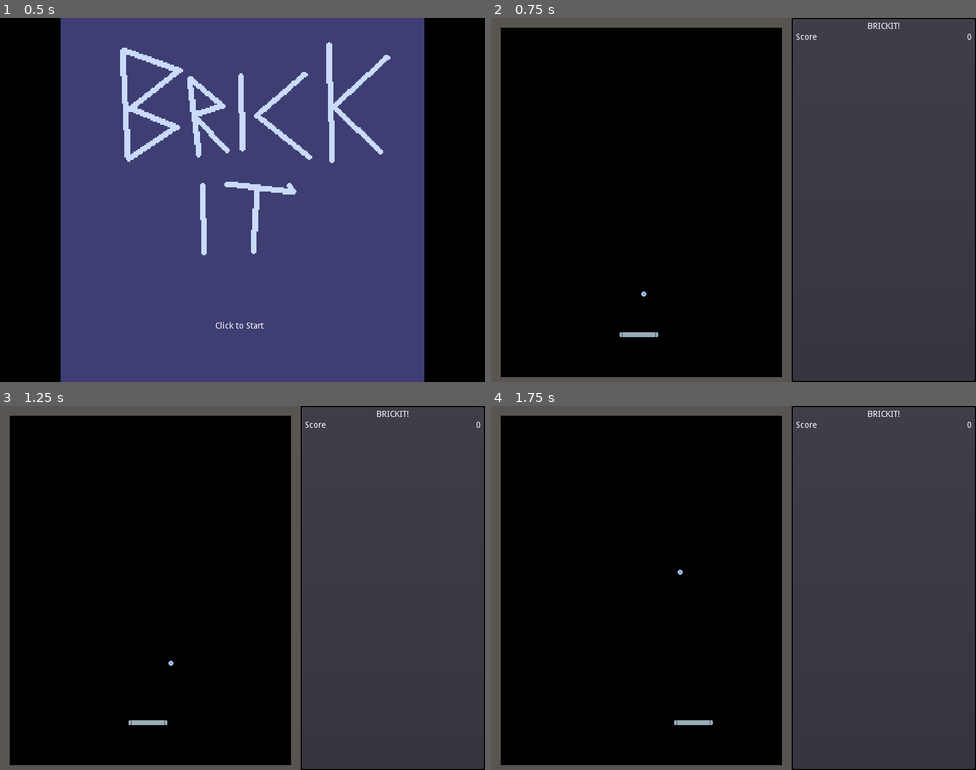
Above: before the commit, frames 1-4 (two rows, left to right).
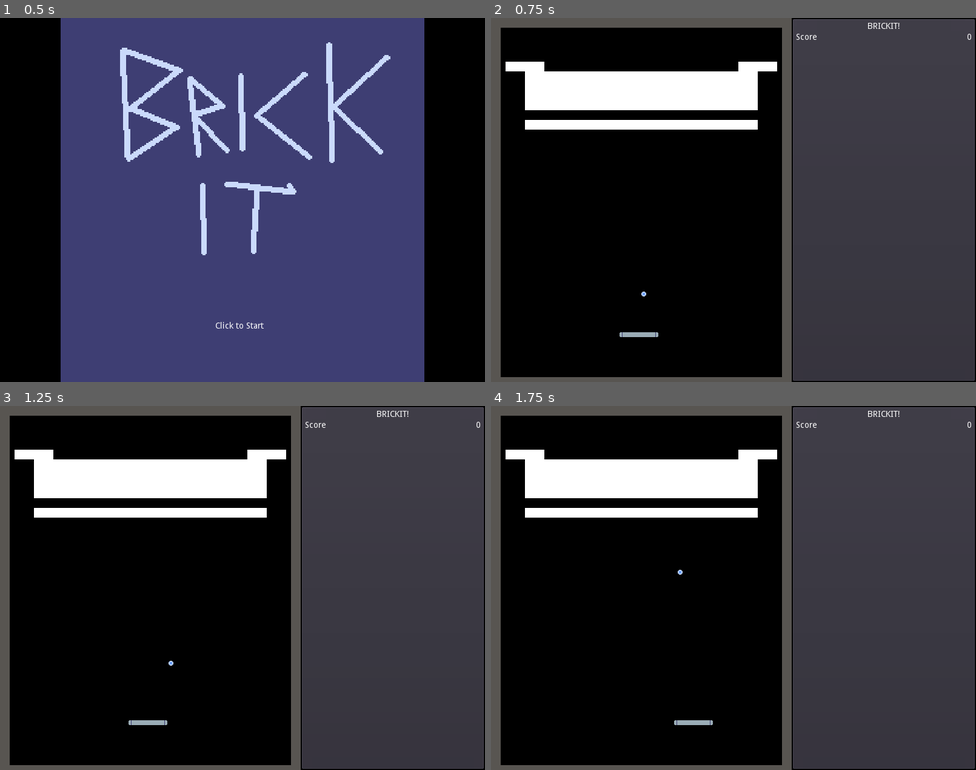
Above: after the commit, the same moments.

Repository: YeOldeDM/brickit
Game: Godot game, scene res://Title/Title.tscn
The game is run twice, just before and just after one commit, with the same random seed, the same clock (stepped at 60 frames per second) and the same inputs.
Inputs (mouse positions are in pixels of both pictures, inside the frame that each line leads up to):
- Up to frame 1 (0.5 s): no input
- Up to frame 2 (0.75 s): click (733, 200) at 0.5 s
- Up to frame 3 (1.25 s): no input
- Up to frame 4 (1.75 s): tap Enter at 1.25 s; hold Right (ui_right) from 1.28 s (still down); tap Space (space_bar) at 1.35 s

Frame 1 is identical in both runs. In frame 2, 6.8% of the frame differs, in the area x 3-59%, y 12-31%; in frame 3, 6.8%; in frame 4, 6.8%.

Commit message:
fix brick spawner

Diff:
--- a/PROJECT/Ball/Ball.gd
+++ b/PROJECT/Ball/Ball.gd
@@ -22,7 +22,7 @@
 			if col.is_in_group("paddle"): # Deflect when hitting the paddle.
 				var x_diff = col.position.x - position.x
 				velocity.x -= x_diff * PADDLE_DEFLECT
-			if col.is_in_group("bricks"):
+			if col.is_in_group("brick"):
 				col.queue_free()
 
 	#while the ball is not moving - aka velocity = 0 - get the position of the paddle
--- a/PROJECT/Brick/Brick.tscn
+++ b/PROJECT/Brick/Brick.tscn
@@ -5,9 +5,11 @@
 [sub_resource type="RectangleShape2D" id=1]
 
 custom_solver_bias = 0.0
-extents = Vector2( 18.0305, 8.03752 )
+extents = Vector2( 16, 8 )
 
-[node name="Brick" type="StaticBody2D"]
+[node name="Brick" type="StaticBody2D" groups=[
+"brick",
+]]
 
 input_pickable = false
 collision_layer = 1
--- a/PROJECT/Game/Bricks.gd
+++ b/PROJECT/Game/Bricks.gd
@@ -3,6 +3,6 @@
 func _ready():
 	for cell in get_used_cells():
 		var brick = preload("res://Brick/Brick.tscn").instance()
-		add_child(brick)
-		brick.position = map_to_world(cell)
+		get_parent().call_deferred("add_child", brick )
+		brick.position = map_to_world(cell) - position
 	queue_free()
--- a/PROJECT/Game/Game.tscn
+++ b/PROJECT/Game/Game.tscn
@@ -136,9 +136,10 @@
 
 [node name="Bricks" type="TileMap" parent="Field" index="0"]
 
+position = Vector2( -8, 0 )
 mode = 0
 tile_set = ExtResource( 1 )
-cell_size = Vector2( 16, 16 )
+cell_size = Vector2( 32, 16 )
 cell_quadrant_size = 16
 cell_custom_transform = Transform2D( 1, 0, 0, 1, 0, 0 )
 cell_half_offset = 2
@@ -152,9 +153,9 @@
 collision_mask = 1
 occluder_light_mask = 1
 format = 1
-tile_data = PoolIntArray( 131074, 0, 0, 131077, 0, 0, 131080, 0, 0, 131083, 0, 0, 131086, 0, 0, 131089, 0, 0, 131092, 0, 0, 131095, 0, 0, 131098, 0, 0, 262147, 0, 0, 262150, 0, 0, 262153, 0, 0, 262156, 0, 0, 262159, 0, 0, 262162, 0, 0, 262165, 0, 0, 262168, 0, 0, 262171, 0, 0, 393218, 0, 0, 393221, 0, 0, 393224, 0, 0, 393227, 0, 0, 393230, 0, 0, 393233, 0, 0, 393236, 0, 0, 393239, 0, 0, 393242, 0, 0 )
+tile_data = PoolIntArray( 327681, 0, 0, 327682, 0, 0, 327693, 0, 0, 327694, 0, 0, 393218, 0, 0, 393219, 0, 0, 393220, 0, 0, 393221, 0, 0, 393222, 0, 0, 393223, 0, 0, 393224, 0, 0, 393225, 0, 0, 393226, 0, 0, 393227, 0, 0, 393228, 0, 0, 393229, 0, 0, 458754, 0, 0, 458755, 0, 0, 458756, 0, 0, 458757, 0, 0, 458758, 0, 0, 458759, 0, 0, 458760, 0, 0, 458761, 0, 0, 458762, 0, 0, 458763, 0, 0, 458764, 0, 0, 458765, 0, 0, 524290, 0, 0, 524291, 0, 0, 524292, 0, 0, 524293, 0, 0, 524294, 0, 0, 524295, 0, 0, 524296, 0, 0, 524297, 0, 0, 524298, 0, 0, 524299, 0, 0, 524300, 0, 0, 524301, 0, 0, 589826, 0, 0, 589827, 0, 0, 589828, 0, 0, 589829, 0, 0, 589830, 0, 0, 589831, 0, 0, 589832, 0, 0, 589833, 0, 0, 589834, 0, 0, 589835, 0, 0, 589836, 0, 0, 589837, 0, 0, 720898, 0, 0, 720899, 0, 0, 720900, 0, 0, 720901, 0, 0, 720902, 0, 0, 720903, 0, 0, 720904, 0, 0, 720905, 0, 0, 720906, 0, 0, 720907, 0, 0, 720908, 0, 0, 720909, 0, 0 )
 script = ExtResource( 2 )
-_sections_unfolded = [ "Cell", "Collision" ]
+_sections_unfolded = [ "Cell", "Collision", "Transform" ]
 
 [node name="Walls" type="TileMap" parent="Field" index="1" groups=[
 "walls",
